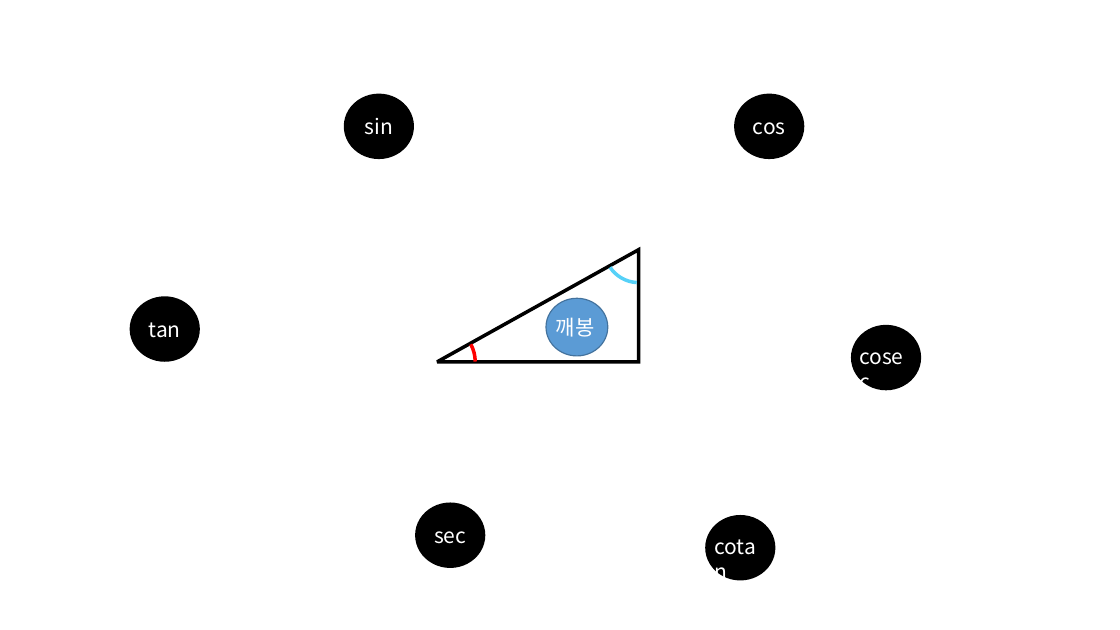
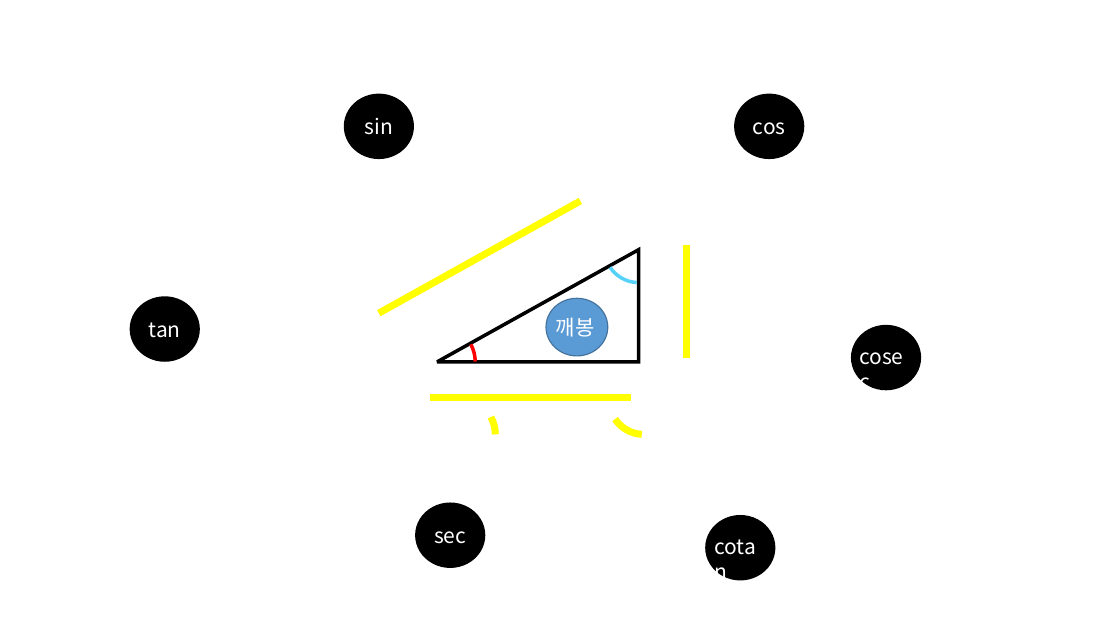
Before and after one commit to EQUALKEY/Unity, a slide deck: slide 7 of TriFunction/그림용.pptx. Drawn at 1120x630 pixels with LibreOffice and Linux fonts; fonts in the diff are those of the drawing. Boxes give left, top, right and bottom in pixels: in the first picture for what was removed or moved away, otherwise in the second. Text is boxed around its words. In the diff, an @@ line names an element or a change of style, - is before the commit and + after.

```diff
--- a/TriFunction/그림용.pptx
+++ b/TriFunction/그림용.pptx
@@ line added from (379, 313) to (581, 201), #FFFF00 6 pt @@
@@ line added from (687, 358) to (687, 245), #FFFF00 6 pt @@
@@ arc (boxed as its full ellipse) added at [609, 365, 678, 434], outline #FFFF00 6 pt @@
@@ arc (boxed as its full ellipse) added at [423, 398, 495, 471], outline #FFFF00 6 pt @@
@@ line added from (631, 398) to (429, 398), #FFFF00 6 pt @@
```
Also in this commit, not shown: 59 other files.
